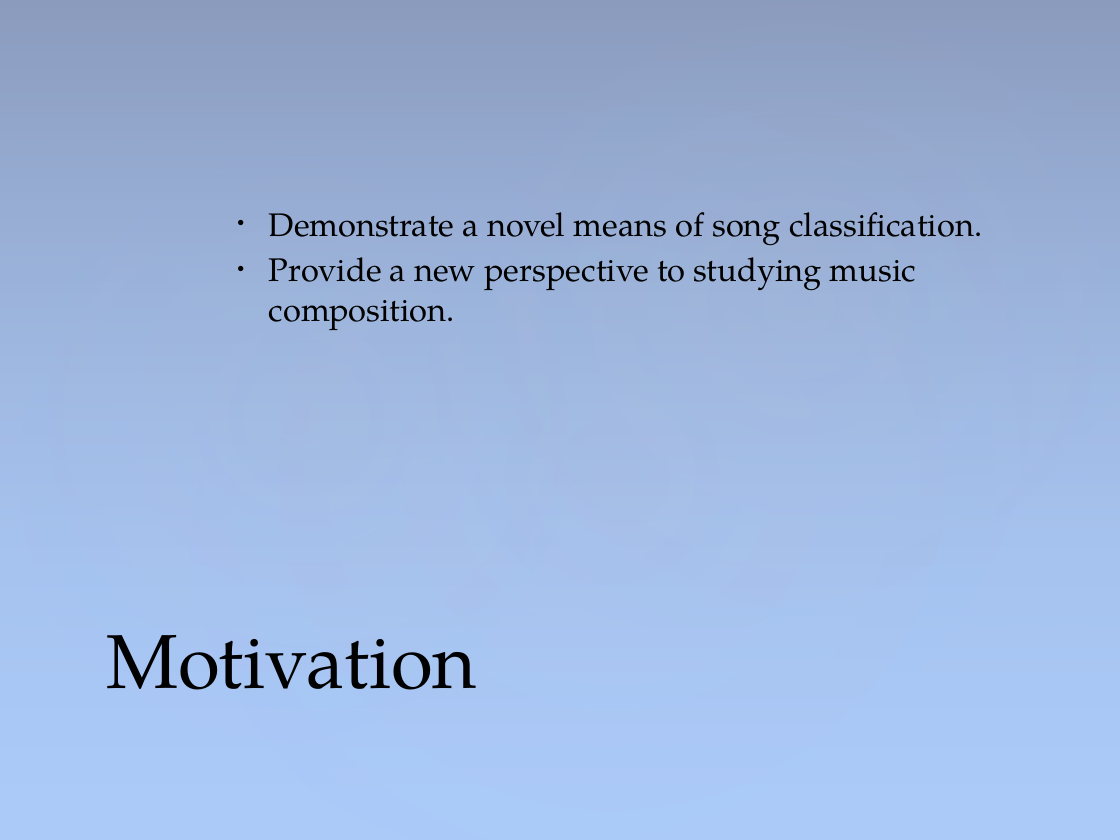
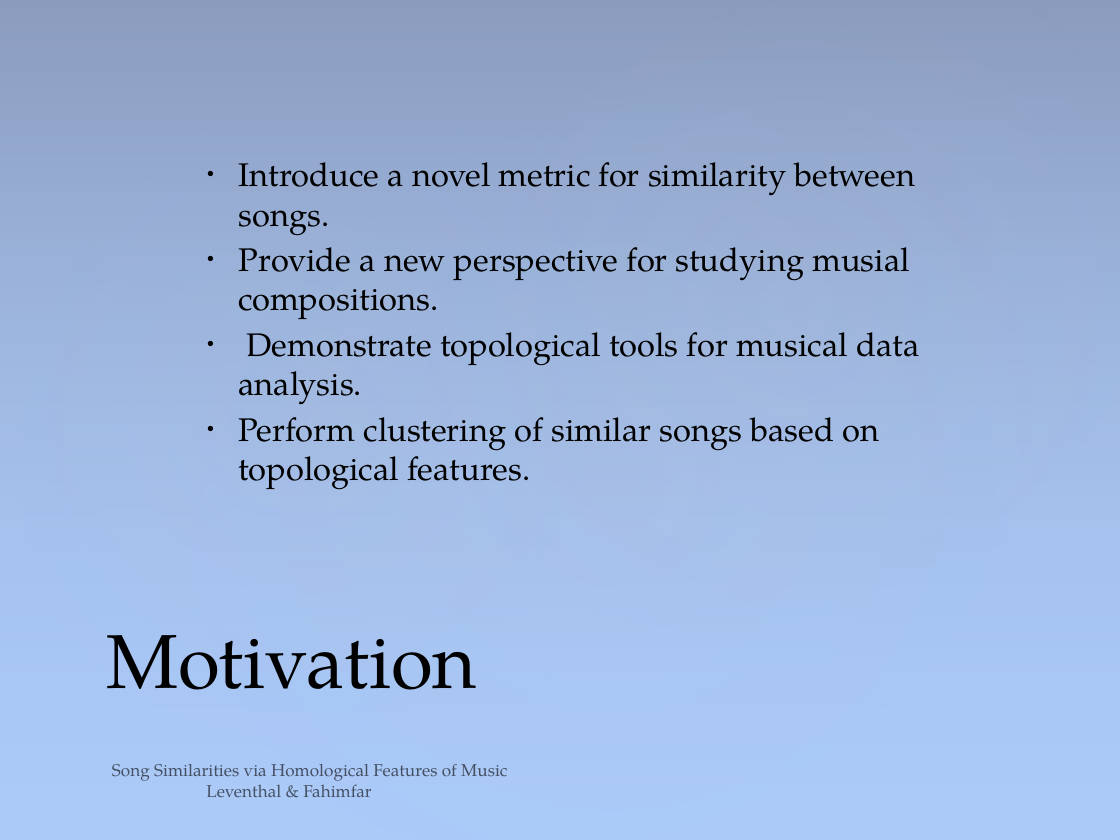
Before and after one commit to sam-lev/Classifications-Of-Songs-via-Homology-of-Chroma-Features, a slide deck: slide 3 of project/presentation/PresentationPowerPoint.pptx. Drawn at 1120x840 pixels with LibreOffice and Linux fonts; fonts in the diff are those of the drawing. Boxes give left, top, right and bottom in pixels: in the first picture for what was removed or moved away, otherwise in the second. Text is boxed around its words. In the diff, an @@ line names an element or a change of style, - is before the commit and + after.

Commit message:
presentation and started shortloop and counting homological features in songs and their size to approximate which keys

```diff
--- a/project/presentation/PresentationPowerPoint.pptx
+++ b/project/presentation/PresentationPowerPoint.pptx
@@ text at bbox=[238, 162, 919, 490]: text changed @@
-• Demonstrate a novel means of song classification.
-• Provide a new perspective to studying music composition.
+• Introduce a novel metric for similarity between songs.
+• Provide a new perspective for studying musial compositions.
+• Demonstrate topological tools for musical data analysis.
+• Perform clustering of similar songs based on topological features.
@@ text added at bbox=[112, 764, 507, 797], 11 pt, text #000000 at 60% opacity @@
+Song Similarities via Homological Features of Music Leventhal & Fahimfar
```
Also in this commit, not shown: 12 other slides changed, 9 slides added, 4 slides removed, 38 other files.
